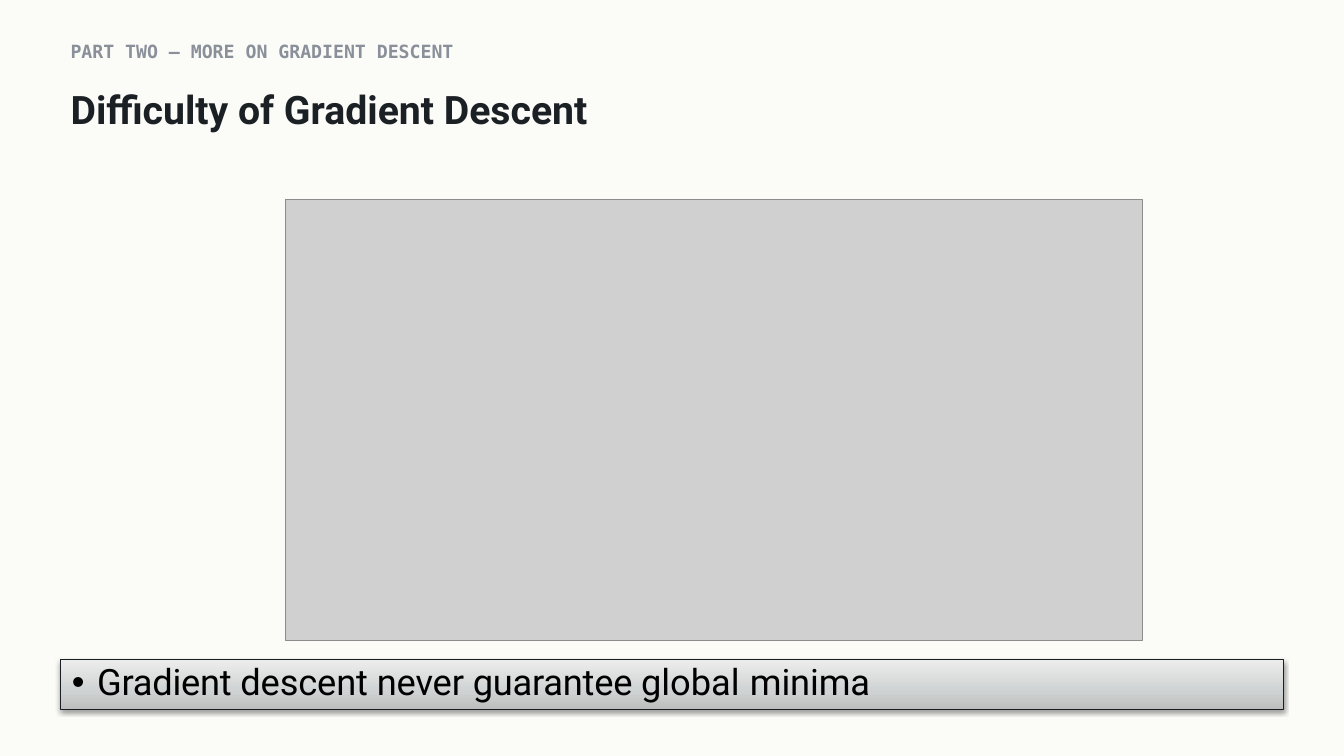
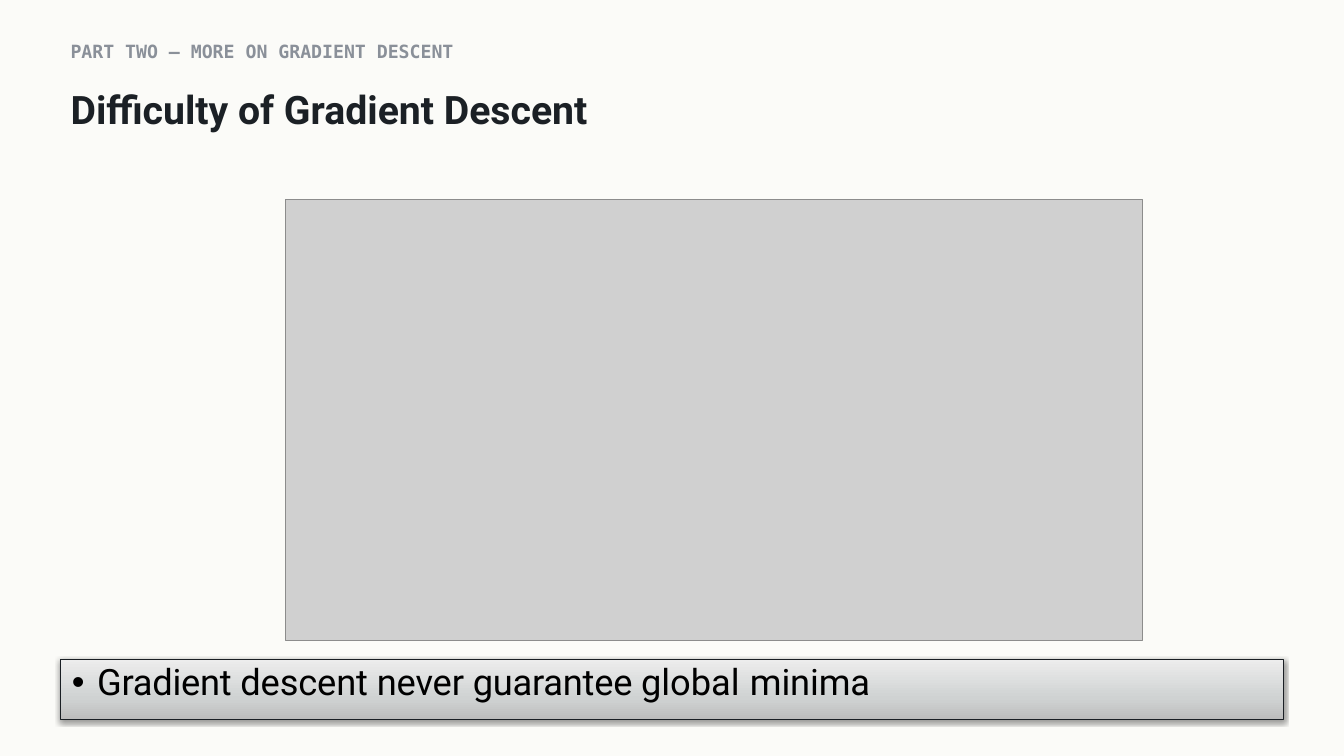
Before and after one commit to indigobio/msacl_dl_course, a slide deck: slide 10 of slides/pptx/lecture02_training.pptx. Drawn at 1344x756 pixels with LibreOffice and Linux fonts; fonts in the diff are those of the drawing; grey boxes stand for pictures. Boxes give left, top, right and bottom in pixels: in the first picture for what was removed or moved away, otherwise in the second. Text is boxed around its words. In the diff, an @@ line names an element or a change of style, - is before the commit and + after.

```diff
--- a/slides/pptx/lecture02_training.pptx
+++ b/slides/pptx/lecture02_training.pptx
@@ text "Gradient descent never guarantee global ...": place and size @@
-text "Gradient descent never guarantee global ..." at bbox=[60, 659, 1284, 710]
+text "Gradient descent never guarantee global ..." at bbox=[60, 659, 1284, 720]
```
Also in this commit, not shown: 7 other slides changed, 15 other files.
